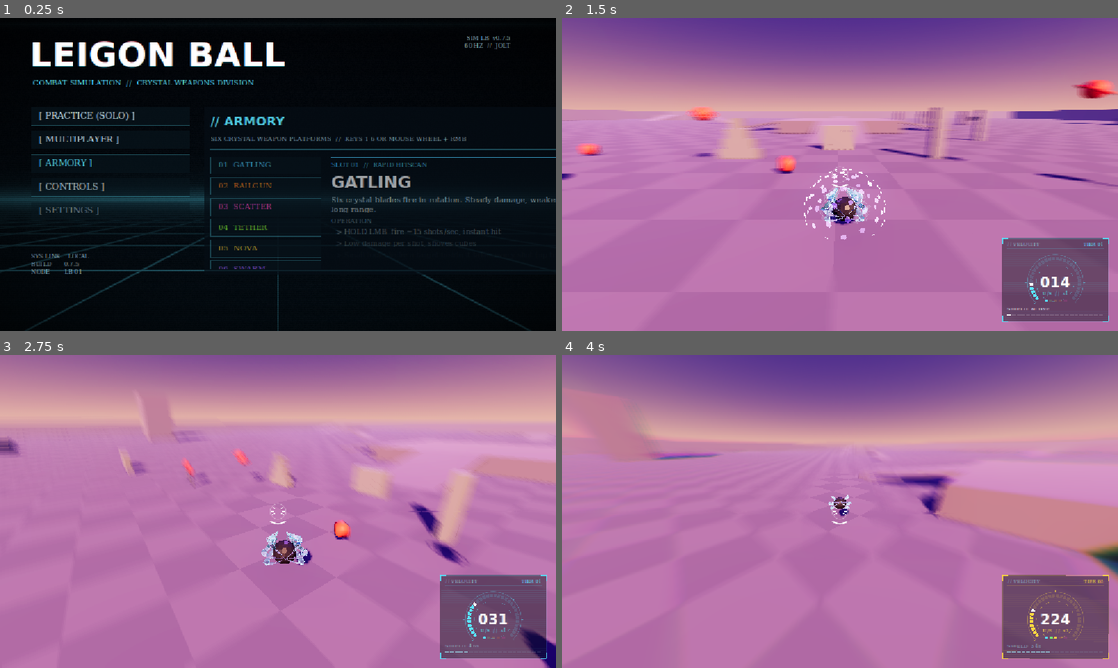
Above: before the commit, frames 1-4 (two rows, left to right).
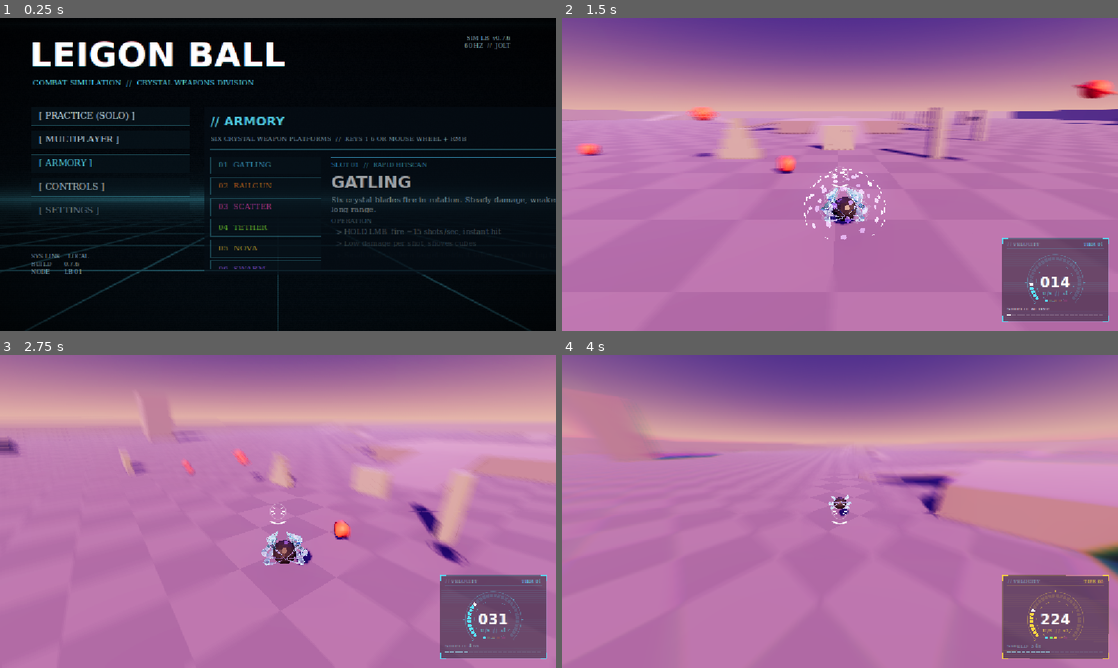
Above: after the commit, the same moments.

Repository: JumpYbutSchooled/Legion-Ball-
Game: Godot game, scene res://scenes/boot.tscn
The game is run twice, just before and just after one commit, with the same random seed, the same clock (stepped at 60 frames per second) and the same inputs.
Inputs (mouse positions are in pixels of both pictures, inside the frame that each line leads up to):
- Up to frame 1 (0.25 s): no input
- Up to frame 2 (1.5 s): click "[ PRACTICE (SOLO) ]" at 0.5 s; move the mouse to (962, 158) at 1.27 s; hold D (move_right) from 1.28 s (still down); tap Q (block) at 1.35 s; click (962, 158) at 1.42 s
- Up to frame 3 (2.75 s): tap Space (jump) at 1.52, 2.27 s; move the mouse to (250, 511) at 2.02 s; release D (move_right) at 2.03 s; hold W (move_forward) from 2.03 s (still down); tap E (camera_right) at 2.1 s
- Up to frame 4 (4 s): keep holding W (move_forward); move the mouse to (851, 505) at 2.77 s; tap F (dash) at 2.85 s; move the mouse to (834, 517) at 3.52 s; click (834, 517) at 3.6 s; tap Space (jump) at 3.77 s

The runs differ from the first frame. In frame 1, less than 0.1% of the frame differs, in the area x 13-92%, y 5-80%; in frame 2, 0.2%; in frame 3, 0.5%, in the area x 33-100%, y 32-100%; in frame 4, nothing differs.

Commit message:
Release v0.7.6

Diff:
--- a/scripts/lock_targets.gd
+++ b/scripts/lock_targets.gd
@@ -7,8 +7,6 @@
 const TARGETS := [
 	[LockTarget.Kind.DRONE, Vector3(-14, 4, 48), Vector3.ZERO],
 	[LockTarget.Kind.DRONE, Vector3(14, 5.5, 52), Vector3.ZERO],
-	[LockTarget.Kind.DUMMY, Vector3(-18, 0, 56), Vector3.ZERO],
-	[LockTarget.Kind.DUMMY, Vector3(18, 0, 56), Vector3.ZERO],
 	[LockTarget.Kind.GROUND, Vector3(-7, 0.7, 52), Vector3(7, 0.7, 52)],
 	[LockTarget.Kind.GROUND, Vector3(-27, 0.7, 42), Vector3(-27, 0.7, 60)],
 ]
--- a/scripts/sfx.gd
+++ b/scripts/sfx.gd
@@ -178,12 +178,7 @@
 		_gain(_reverse(_noise(0.45, 0.25, 0.001)), 0.8),
 		_gain(_reverse(_shimmer(0.45, 1800.0, 200.0, 0.001)), 0.5),
 	]))
-	s["impact_boom"] = _wav(_mix([
-		_boom(1.6, 1.5),
-		_sweep(1.2, 3200.0, 35.0, 0.6, 0.001, 3.0, 3, 0.3),
-		_gain(_noise(0.15, 0.9, 0.001), 1.2),
-		_gain(_shimmer(0.9, 2600.0, 300.0, 0.001), 0.4),
-	]))
+	s["impact_boom"] = _wav(_impact_boom())
 	# Speedometer.
 	var shatter := _glass(0.5)
 	s["shatter"] = _wav(shatter)
@@ -355,6 +350,57 @@
 	return out
 
 
+## The kill explosion after the impact frames: a white-noise crack, a punch, a sub-bass
+## drop that keeps falling, a long rumble, falling debris, a downward shimmer, and two
+## echoes off the arena walls. Driven hard so it hits as loud as the format allows.
+func _impact_boom() -> PackedFloat32Array:
+	var n := int(2.6 * RATE)
+	var out := PackedFloat32Array()
+	out.resize(n)
+	var sub_phase := 0.0
+	var punch_phase := 0.0
+	var rumble := 0.0
+	var rumble2 := 0.0
+	for i in n:
+		var t := float(i) / RATE
+		# Crack: a few ms of pure noise.
+		var crack := randf_range(-1.0, 1.0) * exp(-t * 90.0) * 1.6
+		# Punch: 140 -> 40 Hz in a tenth of a second.
+		punch_phase += TAU * lerpf(140.0, 40.0, clampf(t / 0.12, 0.0, 1.0)) / RATE
+		var punch := sin(punch_phase) * exp(-t * 9.0) * 1.4
+		# Sub drop: 55 -> 18 Hz over two seconds.
+		sub_phase += TAU * lerpf(55.0, 18.0, clampf(t / 2.0, 0.0, 1.0)) / RATE
+		var sub := sin(sub_phase) * exp(-t * 1.6) * 1.2
+		# Rumble: two layers of filtered noise, slow to fade.
+		rumble += 0.04 * (randf_range(-1.0, 1.0) - rumble)
+		rumble2 += 0.15 * (randf_range(-1.0, 1.0) - rumble2)
+		var roar := (rumble * 5.0 + rumble2 * 0.8) * exp(-t * 1.3) * minf(t * 60.0, 1.0)
+		# Debris: sparse clicks that thin out.
+		var debris := 0.0
+		if randf() < 0.004 * exp(-t * 1.5):
+			debris = randf_range(-1.0, 1.0) * 0.9
+		out[i] = crack + punch + sub + roar + debris
+	# Downward shimmer over the top.
+	var shimmer := _shimmer(1.4, 3000.0, 180.0, 0.001)
+	for i in shimmer.size():
+		out[i] += shimmer[i] * 0.35
+	# Echoes off the arena walls.
+	var dry := out.duplicate()
+	for echo in [[0.19, 0.45], [0.41, 0.25]]:
+		var offset := int(echo[0] * RATE)
+		for i in range(offset, n):
+			out[i] += dry[i - offset] * echo[1]
+	return _drive(out, 2.2)
+
+
+## Heavy soft clipping: louder overall, peaks rounded off instead of crackling.
+func _drive(samples: PackedFloat32Array, amount: float) -> PackedFloat32Array:
+	var norm := tanh(amount)
+	for i in samples.size():
+		samples[i] = tanh(samples[i] * amount) / norm
+	return samples
+
+
 func _mix(parts: Array) -> PackedFloat32Array:
 	var n := 0
 	for p in parts:
--- a/scripts/ui/impact_frames.gd
+++ b/scripts/ui/impact_frames.gd
@@ -75,7 +75,7 @@
 		camera_rig.call("add_shake", 1.0)
 	if not SettingsScript.read(get_tree(), "impact_frames"):
 		# No frames: just the crack and blast.
-		Sfx.play_flat(get_tree(), "impact_boom", -2.0)
+		Sfx.play_flat(get_tree(), "impact_boom", 4.0)
 		return
 	# The implosion sound is stretched to end exactly on the crack, where the blast plays.
 	var implode_time := 0.0
@@ -172,7 +172,7 @@
 	_mat.set_shader_parameter("seed", randf() * 100.0)
 	var crack: bool = f["core"] >= 0.3
 	if index == IMPLODE:
-		Sfx.play_flat(get_tree(), "impact_boom", 0.0)
+		Sfx.play_flat(get_tree(), "impact_boom", 6.0)
 	_jolt_goal = Vector2(randf_range(-1, 1), randf_range(-1, 1)) * jolt * (2.5 if crack else 1.0)
 	if crack and camera_rig and camera_rig.has_method("add_shake"):
 		camera_rig.call("add_shake", 1.0)
--- a/scripts/weapons/swarm.gd
+++ b/scripts/weapons/swarm.gd
@@ -7,7 +7,7 @@
 ## Combos: mark a group, then switch to Railgun or Gatling to shred them.
 
 ## Matches swarm_missile.gd's speed, for the launch velocity.
-const MISSILE_SPEED := 38.0
+const MISSILE_SPEED := 95.0
 
 @export var paint_radius_px := 170.0
 ## Targets further than this can't be painted.
--- a/scripts/weapons/swarm_missile.gd
+++ b/scripts/weapons/swarm_missile.gd
@@ -5,14 +5,14 @@
 ## contact with anything (or near its target), marking targets in the blast.
 ## Set position and velocity before adding it to the tree. Frees itself.
 
-@export var speed := 38.0
+@export var speed := 95.0
 ## How fast it can turn toward its target, in radians per second (ramps up after launch).
-@export var turn_rate := 8.0
+@export var turn_rate := 18.0
 ## Inside this distance it stops curving and flies straight at the goal.
-@export var terminal_distance := 6.0
+@export var terminal_distance := 10.0
 ## Detonates this close to the goal.
-@export var fuse_distance := 1.2
-@export var lifetime := 4.0
+@export var fuse_distance := 2.0
+@export var lifetime := 2.5
 @export var damage := 2.5
 @export var blast_radius := 2.5
 @export var mark_time := 4.0
Not shown, changed: version.txt
